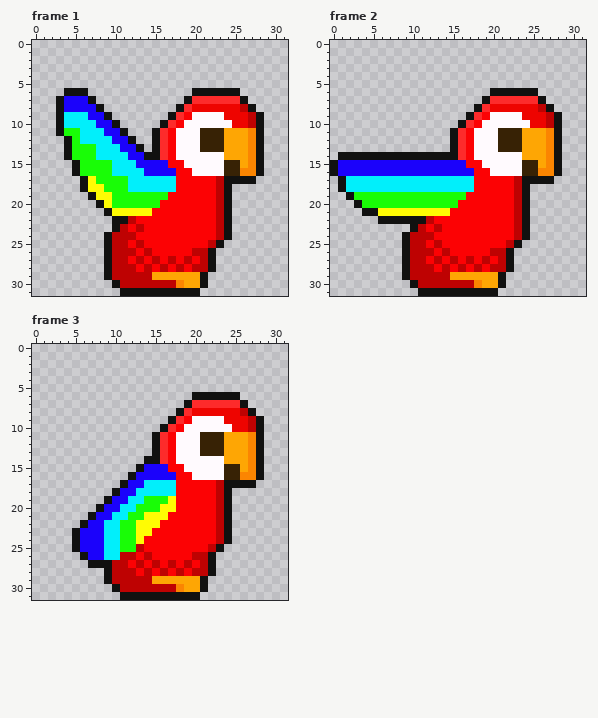
Edited in one commit: pixel-art file (assets/textures/bird.ase). The picture above was drawn from the file before the commit.
32x32 pixels, 3 frames. Shown: frame 1, frame 2, frame 3.
The result:
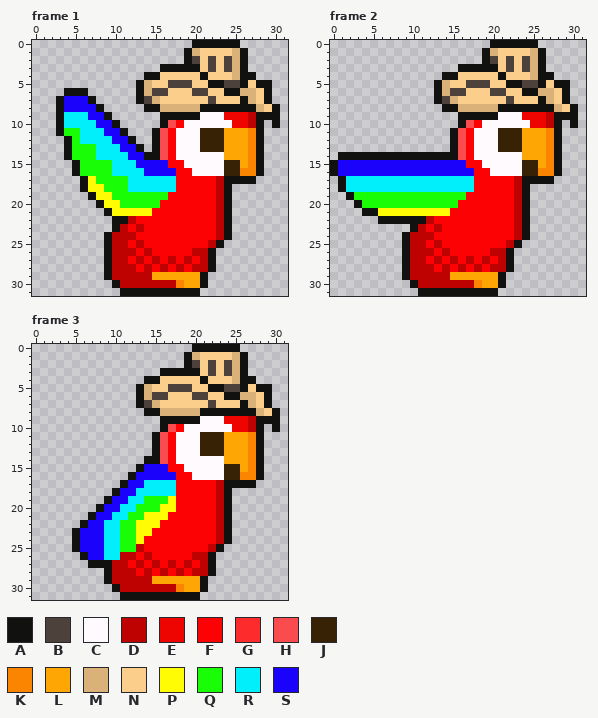
Palette (. is transparent): A #111110  B #4d413c  C #fffafe  D #be0202  E #ee0400  F #fc0204  G #fd2b2b  H #fa4b4e  J #372205  K #fb8501  L #fea604  M #d9b179  N #fbce8b  P #fffc03  Q #19fd06  R #01effb  S #1b02fb
Changes in this commit:
layer "Layer 5" added
Frame 1, layers "Layer 5", "Layer 3", "Layer 4":
y 0: x 20..25 ...... -> AAAAAA
y 1: x 19..26 ........ -> AMNNNNMA
y 2: x 19..26 ........ -> ABNBNBMA
y 3: x 16..26 ........... -> AAAAANBNBMA
y 4: x 14..27 .............. -> AANNNNNANNNMAA
y 5: x 13..29 ................. -> AMNNBBBNNAABBANAA
y 6: x 13..23 .......AAAA -> AMBBNNNBBNN; x 26..29 .... -> MMNA
y 7: x 13..25 ......AGGGGGG -> ABMNNNNNNBNNN; x 27..29 ... -> MNA
y 8: x 14..26 ....AGEEEEEED -> AAMMMMMAAAAAA; x 28..30 ... -> MNA
y 9: x 16 . -> A; x 18..20 GFC -> AAA; x 29..30 .. -> AA
y 10: x 17 G -> H; x 30 . -> A
y 11..14: x 16 G -> H
y 20: x 10 Q -> P
Frame 2, layers "Layer 5", "Layer 4":
y 0: x 20..25 ...... -> AAAAAA
y 1: x 19..26 ........ -> AMNNNNMA
y 2: x 19..26 ........ -> ABNBNBMA
y 3: x 16..26 ........... -> AAAAANBNBMA
y 4: x 14..27 .............. -> AANNNNNANNNMAA
y 5: x 13..29 ................. -> AMNNBBBNNAABBANAA
y 6: x 13..23 .......AAAA -> AMBBNNNBBNN; x 26..29 .... -> MMNA
y 7: x 13..25 ......AGGGGGG -> ABMNNNNNNBNNN; x 27..29 ... -> MNA
y 8: x 14..26 ....AGEEEEEED -> AAMMMMMAAAAAA; x 28..30 ... -> MNA
y 9: x 16 . -> A; x 18..20 GFC -> AAA; x 29..30 .. -> AA
y 10: x 17 G -> H; x 30 . -> A
y 11..14: x 16 G -> H
Frame 3, layers "Layer 5", "Layer 4": the same change as frame 2
Where, in picture pixels (left, top, right, bottom), the same in both pictures:
changed: (136, 40, 280, 160)
changed: (112, 200, 120, 208)
changed: (434, 40, 578, 160)
changed: (136, 344, 280, 464)
